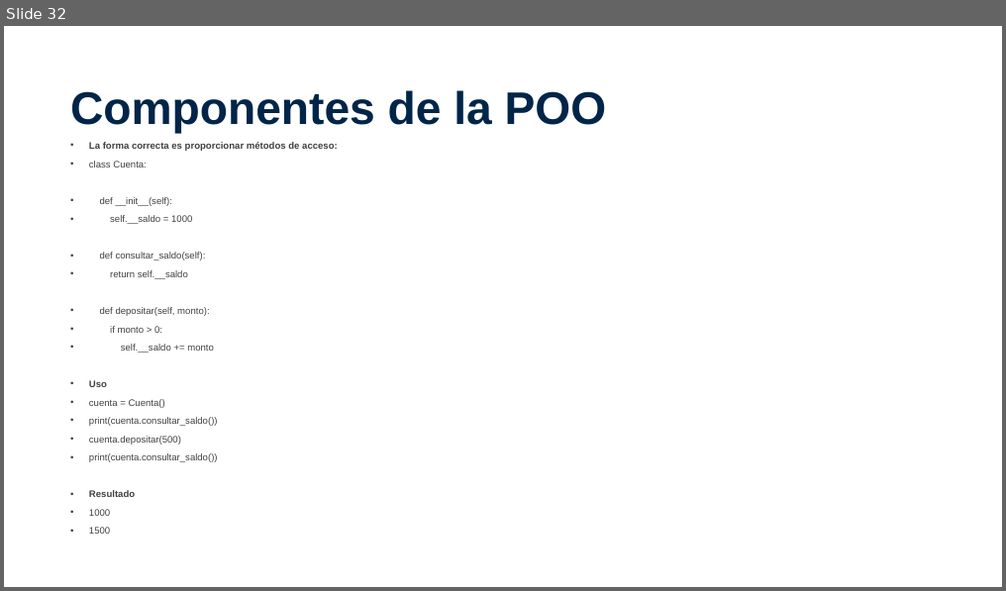
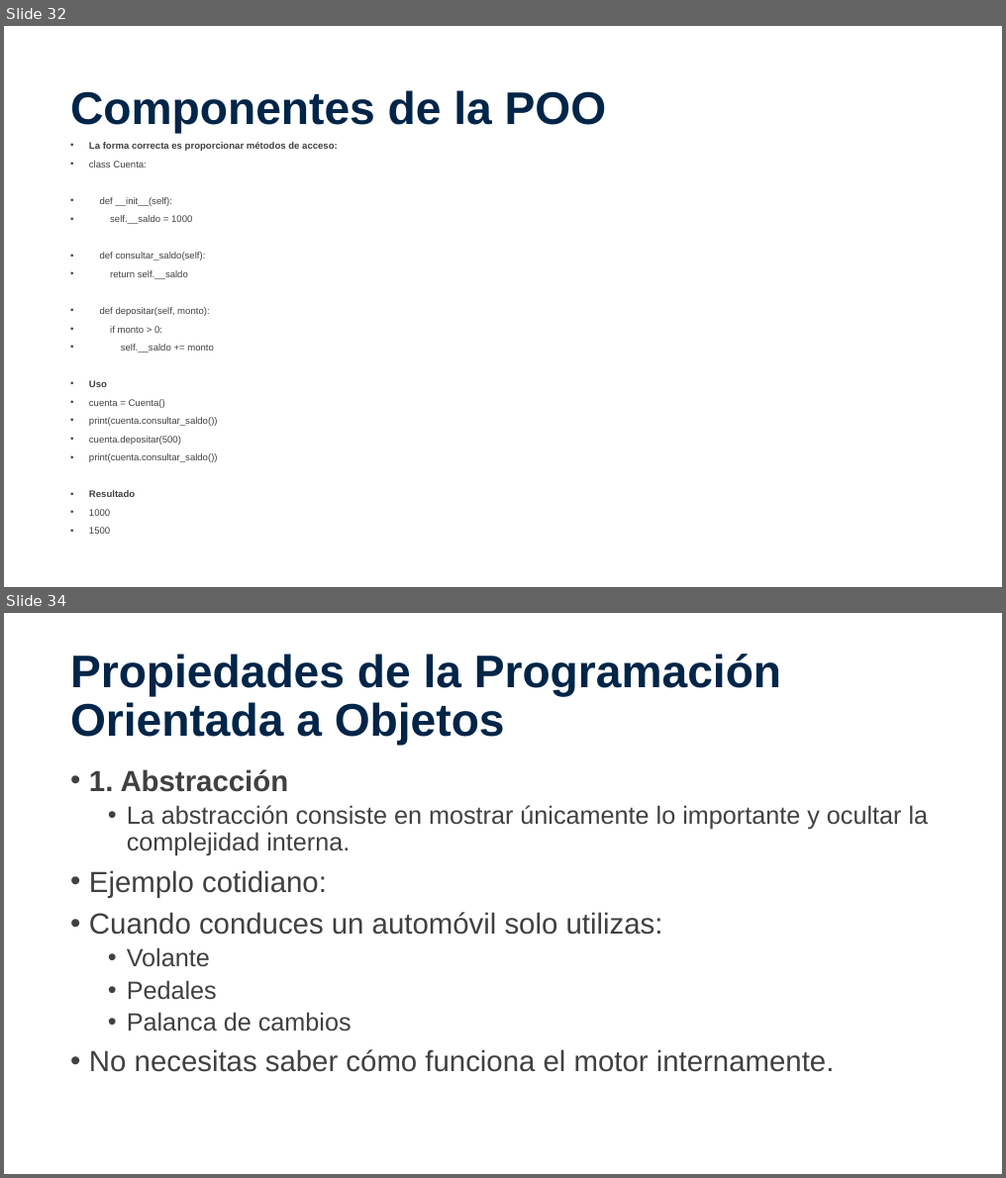
Before and after one commit to VictorBorquez-VBH/Taller-Programacion-Python-AIEP, a slide deck: POO_01.pptx. Shown one above the other, each under a label of ours: slide 32 before the commit, slides 32 and 34 after it; the slides between them are not shown. The pictures are 1006x591 and 1006x1178 pixels, drawn with LibreOffice and Linux fonts; fonts in the diff are those of the drawing; background and template pictures are left out. Boxes give left, top, right and bottom in pixels: in the first picture for what was removed or moved away, otherwise in the second. Text is boxed around its words. In the diff, an @@ line names an element or a change of style, - is before the commit and + after.

```diff
--- a/POO_01.pptx
+++ b/POO_01.pptx
@@ slide 34 added at <box>4,613,1002,1174</box>, background picture (left out) @@
@@ title added at <box>70,654,781,746</box>, 44 pt, text #002548, bold @@
+Propiedades de la Programación Orientada a Objetos
@@ text added at <box>89,769,929,1072</box>, 28 pt, text #404040 @@
+• 1. Abstracción
+  • La abstracción consiste en mostrar únicamente lo importante y ocultar la complejidad interna.
+• Ejemplo cotidiano:
+• Cuando conduces un automóvil solo utilizas:
+  • Volante
+  • Pedales
+  • Palanca de cambios
+• No necesitas saber cómo funciona el motor internamente.
```
Also in this commit, not shown: 1 slide changed, 12 other slides added, 1 slide removed, 7 other files.
